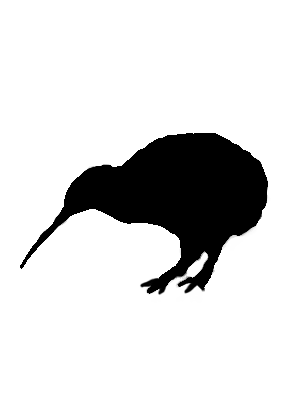
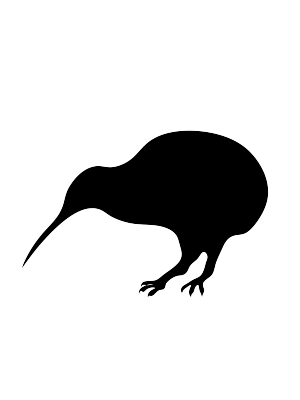
Layered file, before and after one edit (300px x 400px). Changes by layer:
removed layer "Layer 2" over bbox(20, 133, 270, 298)
added layer "Layer 3" above "Layer 1" over bbox(22, 130, 269, 298)
